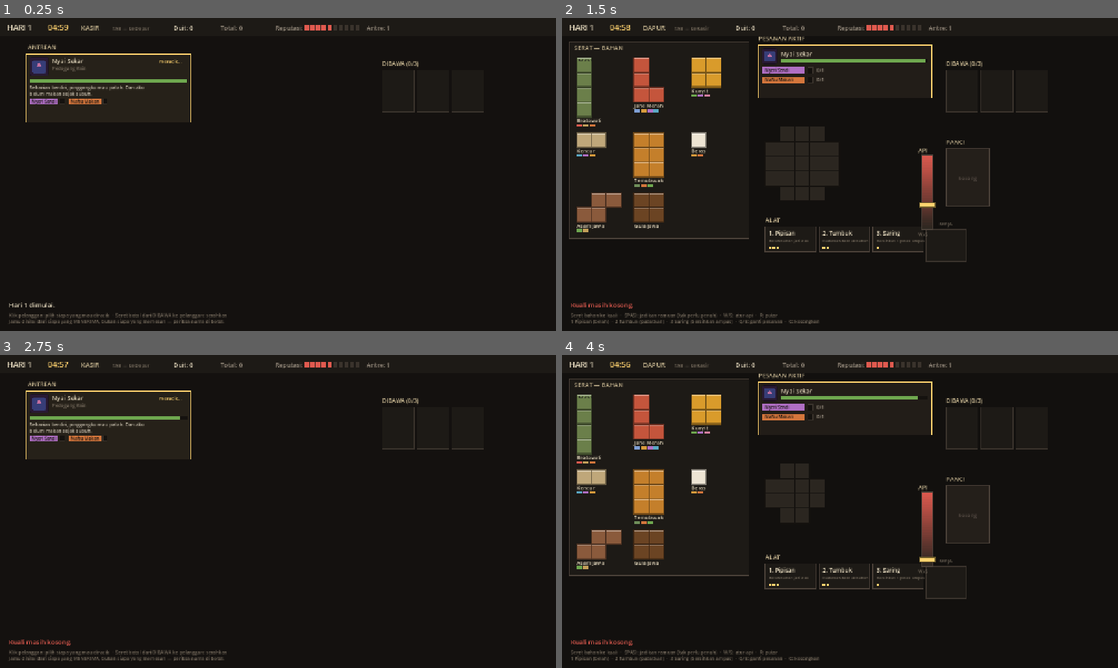
Above: before the commit, frames 1-4 (two rows, left to right).
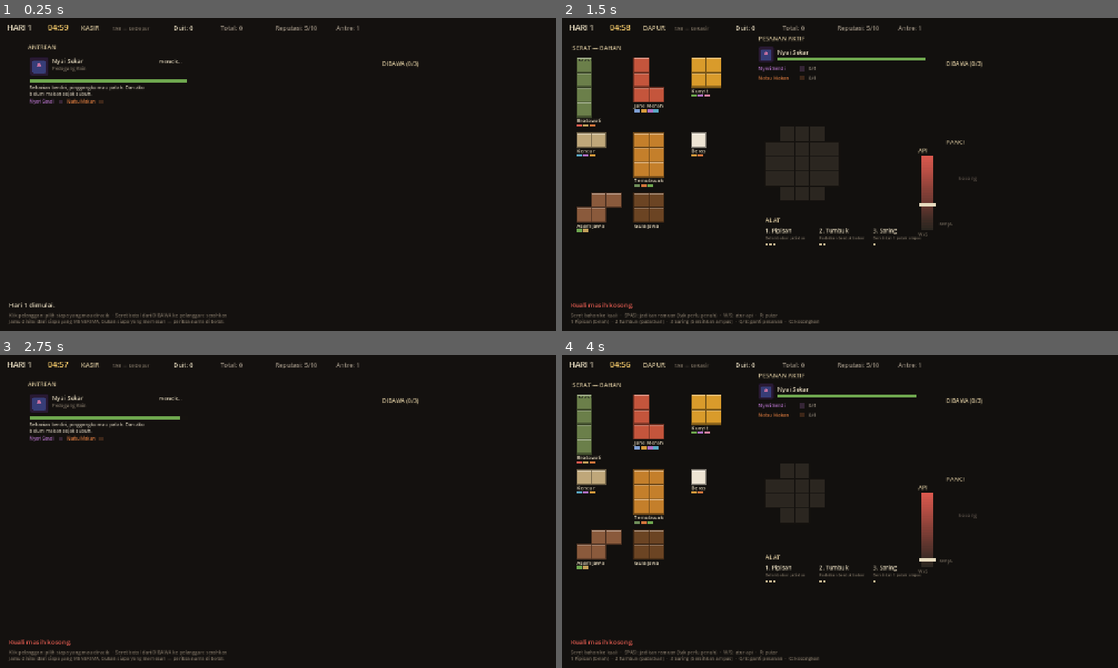
Above: after the commit, the same moments.

Repository: viscasa/igdx-bootcamp
Game: Godot game, scene res://Scenes/Game/kasir.tscn
Same seed, same stepped clock (60 frames per second), same inputs: the game is played once before the commit and once after it. The engine's default icon, where the game draws it, is replaced by a stand-in: a white triangle on a blue panel in a dark square.
Inputs (mouse positions are in pixels of both pictures, inside the frame that each line leads up to):
- Up to frame 1 (0.25 s): no input
- Up to frame 2 (1.5 s): tap Enter at 0.5 s; move the mouse to (962, 158) at 0.52 s; hold W 0.53-1.25 s; tap Tab at 0.6 s; click (962, 158) at 0.67 s; tap Space at 0.77, 1.25 s; drag from (928, 190) to (812, 237) at 1.27 s
- Up to frame 3 (2.75 s): tap Enter at 2 s; move the mouse to (333, 442) at 2.02 s; hold W from 2.03 s (still down); tap R at 2.1 s; tap Tab at 2.3 s
- Up to frame 4 (4 s): release W at 2.75 s; tap Space at 2.75, 3.77 s; drag from (812, 574) to (673, 464) at 2.77 s; tap Enter at 3.5 s; move the mouse to (1006, 558) at 3.52 s; hold S from 3.53 s (still down); tap E at 3.6 s; tap Tab at 3.8 s

The runs differ from the first frame. In frame 1, 0.7% of the frame differs, in the area x 4-87%, y 2-34%; in frame 2, 2.8%, in the area x 1-88%, y 2-78%; in frame 3, 0.7%; in frame 4, 2.8%.
Error before the commit: Cannot call method 'set_input_as_handled' on a null value. (res://Scripts/Game/kasir.gd:79)

Commit message:
fix: TAB crash on room switch, and strip placeholder UI chrome
Pressing TAB crashed with "Cannot call method 'set_input_as_handled' on
a null value". Rooms.go() calls change_scene_to_file, which frees the
calling node -- so the get_viewport() sitting on the next line ran on a
dead node. Both room scripts now mark the event handled before switching,
and Rooms.go() documents the constraint at the source.

The existing flow test called Rooms.go() directly and never reproduced
it, so flow_test now drives a real TAB key event AND greps both room
scripts for a get_viewport() following a Rooms.go(). The grep is the
part that actually fails: Godot treats the null call as non-fatal, so a
test that only watched the scene name reported "ok" while printing the
error. Verified by reintroducing the bug -- the check fails and names
the offending line.

Also stripped the placeholder decoration: panels, frames, coloured
chips, and the yellow selection borders are gone. What remains is what
carries information -- pot cells, dose notches, ingredient pieces -- plus
icon.svg as the customer stand-in. Selection and hover now read through
text colour and icon tint instead of drawn boxes, and reputation is a
number rather than ten rectangles. Less to unpick when real art lands.

The heat gradient, pot heat band, and game-over dim stayed: those are
control surfaces and state, not ornament.

self_test, sim_test, and flow_test all pass; both scenes boot clean.

Co-Authored-By: Claude Opus 5 <noreply@anthropic.com>

Diff:
--- a/Scripts/Autoloads/rooms.gd
+++ b/Scripts/Autoloads/rooms.gd
@@ -24,11 +24,20 @@
 
 var current: Room = Room.KASIR
 
+## Counts room changes. Tests use this to assert a switch really happened
+## even when the scene name alone would not prove it.
+var switch_count: int = 0
 
+
+## Changing the scene FREES the caller, so any work a room script does
+## after calling this runs on a dead node — get_viewport() in particular
+## returns null and crashes. Callers must finish their business (including
+## set_input_as_handled) BEFORE calling go().
 func go(room: Room) -> void:
 	if room == current and get_tree().current_scene != null:
 		return
 	current = room
+	switch_count += 1
 	get_tree().change_scene_to_file(PATHS[room])
 	room_changed.emit(room)
 
--- a/Scripts/Components/carry_shelf.gd
+++ b/Scripts/Components/carry_shelf.gd
@@ -36,14 +36,10 @@
 		brews.size(), GameState.CARRY_LIMIT],
 		HORIZONTAL_ALIGNMENT_LEFT, -1, 13, Color("c9b892"))
 
-	for i in range(GameState.CARRY_LIMIT):
+	# Empty slots are left blank rather than outlined — the count in the
+	# header already says how many hands are free.
+	for i in range(brews.size()):
 		var r := slot_rect(i)
-		draw_rect(r, Color("1d1a16"))
-		draw_rect(r, Color("3a332c"), false, 1.0)
-
-		if i >= brews.size():
-			continue
-
 		var b := brews[i]
 		if b == dragging:
 			continue
--- a/Scripts/Components/counter_spot.gd
+++ b/Scripts/Components/counter_spot.gd
@@ -8,8 +8,6 @@
 
 
 func _draw() -> void:
-	var r := Rect2(Vector2(-W * 0.5, -H), Vector2(W, H))
-	draw_rect(r, Color("1d1a16"))
-	draw_rect(r, Color("3a332c"), false, 2.0)
+	# Just a label. The bottles that land here are their own visual anchor.
 	draw_string(ThemeDB.fallback_font, Vector2(-W * 0.5, -H - 8), "MEJA",
 		HORIZONTAL_ALIGNMENT_CENTER, W, 12, Color("6a6155"))
--- a/Scripts/Components/customer_queue.gd
+++ b/Scripts/Components/customer_queue.gd
@@ -89,32 +89,31 @@
 	var is_active := i == active_index
 	var is_hovered := i == _hover_slot
 
-	draw_rect(card, Color("2e2519") if is_hovered else
-		(Color("262119") if is_active else Color("201c17")))
-
-	if is_hovered:
-		draw_rect(card, Color("6fd48f"), false, 3.0)
-	elif is_active:
-		draw_rect(card, Color("ffd36f"), false, 2.0)
-	else:
-		draw_rect(card, Color("3a332c"), false, 1.0)
-
-	# Portrait — icon.svg tinted with the customer's colour.
+	# No panels or frames — art will replace this wholesale, so selection
+	# state rides on the portrait and the text instead of on chrome that
+	# would only have to be torn out later.
 	var prect := Rect2(card.position + Vector2(8, 8), Vector2(PORTRAIT, PORTRAIT))
 	if _portrait:
-		draw_texture_rect(_portrait, prect, false, o.customer.color)
-	else:
-		draw_rect(prect, o.customer.color)
+		var tint := o.customer.color
+		if is_hovered:
+			tint = Color("6fd48f")
+		elif not is_active:
+			tint = tint.darkened(0.45)
+		draw_texture_rect(_portrait, prect, false, tint)
 
 	var tx := card.position.x + PORTRAIT + 16
 	draw_string(font, Vector2(tx, card.position.y + 22), o.customer.display_name,
-		HORIZONTAL_ALIGNMENT_LEFT, -1, 14, Color("e8dcc0"))
+		HORIZONTAL_ALIGNMENT_LEFT, -1, 14,
+		Color("e8dcc0") if is_active or is_hovered else Color("9a8f80"))
 	draw_string(font, Vector2(tx, card.position.y + 38), o.customer.role,
 		HORIZONTAL_ALIGNMENT_LEFT, -1, 11, Color("7a6f60"))
 
-	if is_active:
+	if is_hovered:
+		draw_string(font, card.position + Vector2(CARD_W - 84, 22), "serahkan?",
+			HORIZONTAL_ALIGNMENT_LEFT, -1, 11, Color("6fd48f"))
+	elif is_active:
 		draw_string(font, card.position + Vector2(CARD_W - 74, 22), "meracik…",
-			HORIZONTAL_ALIGNMENT_LEFT, -1, 11, Color("ffd36f"))
+			HORIZONTAL_ALIGNMENT_LEFT, -1, 11, Color("e8dcc0"))
 
 	# Patience
 	var pb := Rect2(card.position + Vector2(8, PORTRAIT + 14), Vector2(CARD_W - 16, 8))
@@ -151,20 +150,19 @@
 		var label := Symptom.display_name(s)
 		var col := Symptom.color(s)
 
-		var lw := font.get_string_size(label, HORIZONTAL_ALIGNMENT_LEFT, -1, 10).x + 10
-		draw_rect(Rect2(Vector2(x, y - 10), Vector2(lw, 14)), col)
-		draw_string(font, Vector2(x + 5, y), label,
-			HORIZONTAL_ALIGNMENT_LEFT, -1, 10, Color("15120f"))
+		# Symptom colour rides on the text itself rather than a filled chip.
+		var lw := font.get_string_size(label, HORIZONTAL_ALIGNMENT_LEFT, -1, 10).x + 6
+		draw_string(font, Vector2(x, y), label,
+			HORIZONTAL_ALIGNMENT_LEFT, -1, 10, col)
 
-		# Dose meter: one notch per cell of potency required.
+		# Dose meter: one notch per cell of potency required. These carry
+		# real information, so they stay — just without frames.
 		var mx := x + lw + 5
 		var notch := 9.0
 		for n in range(need):
-			var nr := Rect2(Vector2(mx + n * (notch + 2), y - 9), Vector2(notch, 11))
-			draw_rect(nr, Color("15120f"))
-			if show_live and n < have:
-				draw_rect(nr, col)
-			draw_rect(nr, Color("3a332c"), false, 1.0)
+			var nr := Rect2(Vector2(mx + n * (notch + 2), y - 8), Vector2(notch, 9))
+			var filled := show_live and n < have
+			draw_rect(nr, col if filled else Color(col, 0.22))
 
 		var meter_w := need * (notch + 2)
 		if show_live:
--- a/Scripts/Components/ingredient_tray.gd
+++ b/Scripts/Components/ingredient_tray.gd
@@ -126,11 +126,8 @@
 
 func _draw() -> void:
 	var font := ThemeDB.fallback_font
-	var panel := Rect2(Vector2(-8, -8), _content_size + Vector2(8, 8))
 
-	draw_rect(panel, Color("1d1a16"))
-	draw_rect(panel, Color("4a4038"), false, 2.0)
-	draw_string(font, Vector2(4, 12), "SERAT — BAHAN",
+	draw_string(font, Vector2(0, 12), "SERAT — BAHAN",
 		HORIZONTAL_ALIGNMENT_LEFT, -1, 14, Color("c9b892"))
 
 	for i in range(available.size()):
--- a/Scripts/Components/order_card.gd
+++ b/Scripts/Components/order_card.gd
@@ -29,39 +29,31 @@
 		-1, 14, Color("c9b892"))
 
 	if order == null:
-		draw_rect(Rect2(Vector2.ZERO, Vector2(W, 60)), Color("1d1a16"))
-		draw_rect(Rect2(Vector2.ZERO, Vector2(W, 60)), Color("3a332c"), false, 1.0)
-		draw_string(font, Vector2(10, 34), "(belum ada pesanan — pilih di Kasir)",
+		draw_string(font, Vector2(0, 24), "(belum ada pesanan — pilih di Kasir)",
 			HORIZONTAL_ALIGNMENT_LEFT, -1, 12, Color("5a5048"))
 		return
 
-	var h := 78.0 + order.symptoms().size() * 22.0
-	var card := Rect2(Vector2.ZERO, Vector2(W, h))
-	draw_rect(card, Color("221d18"))
-	draw_rect(card, Color("ffd36f"), false, 2.0)
-
 	if _portrait:
-		draw_texture_rect(_portrait, Rect2(Vector2(8, 8), Vector2(36, 36)),
+		draw_texture_rect(_portrait, Rect2(Vector2(0, 4), Vector2(36, 36)),
 			false, order.customer.color)
 
-	draw_string(font, Vector2(52, 26), order.customer.display_name,
+	draw_string(font, Vector2(44, 22), order.customer.display_name,
 		HORIZONTAL_ALIGNMENT_LEFT, -1, 14, Color("e8dcc0"))
 
 	# Patience, repeated here so the player never has to walk back to the
 	# counter just to check whether they still have time.
-	var pb := Rect2(Vector2(52, 32), Vector2(W - 62, 7))
-	draw_rect(pb, Color("15120f"))
 	var ratio := order.patience_ratio()
 	var pcol := Color("6fa84f")
 	if ratio < 0.25:
 		pcol = Color("e05a4f")
 	elif ratio < 0.5:
 		pcol = Color("d89b3c")
+	var pb := Rect2(Vector2(44, 30), Vector2(W - 54, 6))
 	draw_rect(Rect2(pb.position, Vector2(pb.size.x * ratio, pb.size.y)), pcol)
 
-	var y := 62.0
+	var y := 58.0
 	for s in order.symptoms():
-		_draw_meter(font, s, Vector2(10, y))
+		_draw_meter(font, s, Vector2(0, y))
 		y += 22.0
 
 
@@ -69,22 +61,18 @@
 	var need := order.required_potency(s)
 	var have := int(supplied.get(s, 0))
 	var col := Symptom.color(s)
-	var label := Symptom.display_name(s)
 
+	# Colour lives in the label text, not in a filled swatch behind it.
 	var lw := 96.0
-	draw_rect(Rect2(at + Vector2(0, -11), Vector2(lw, 15)), col)
-	draw_string(font, at + Vector2(5, 0), label,
-		HORIZONTAL_ALIGNMENT_LEFT, -1, 10, Color("15120f"))
+	draw_string(font, at, Symptom.display_name(s),
+		HORIZONTAL_ALIGNMENT_LEFT, -1, 11, col)
 
 	# One notch per cell of dose required. Overdosing is allowed and simply
 	# does not help — no penalty, so a generous player is never punished.
-	var mx := at.x + lw + 8
+	var mx := at.x + lw
 	for n in range(need):
-		var r := Rect2(Vector2(mx + n * (NOTCH + 3), at.y - 10), Vector2(NOTCH, 13))
-		draw_rect(r, Color("15120f"))
-		if n < have:
-			draw_rect(r, col)
-		draw_rect(r, Color("3a332c"), false, 1.0)
+		var r := Rect2(Vector2(mx + n * (NOTCH + 3), at.y - 9), Vector2(NOTCH, 11))
+		draw_rect(r, col if n < have else Color(col, 0.22))
 
 	var done := have >= need
 	draw_string(font, Vector2(mx + need * (NOTCH + 3) + 6, at.y),
--- a/Scripts/Components/panci.gd
+++ b/Scripts/Components/panci.gd
@@ -178,9 +178,11 @@
 		var r := slot_rect(i)
 		var p: Potion = potions[i] if i < potions.size() else null
 
-		draw_rect(r, Color("2e2519") if i == _hover_slot else Color("241f1a"))
-		draw_rect(r, Color("6fd48f") if i == _hover_slot else Color("4a4038"),
-			false, 3.0 if i == _hover_slot else 2.0)
+		# Drop target is shown with a thin underline instead of a framed
+		# panel — enough to aim at, nothing to tear out later.
+		if i == _hover_slot:
+			draw_rect(Rect2(Vector2(r.position.x, r.end.y - 2),
+				Vector2(r.size.x, 2)), Color("6fd48f"))
 
 		if p == null:
 			draw_string(font, r.position + Vector2(0, r.size.y * 0.55), "kosong",
@@ -189,9 +191,10 @@
 
 		var b: Brew = p.brew
 
-		# Ideal-heat band, on the same scale as the heat marker.
+		# Ideal-heat band, on the same scale as the heat marker. This is
+		# functional readout, so it keeps its track.
 		var bar := Rect2(r.position + Vector2(6, 8), Vector2(r.size.x - 12, 10))
-		draw_rect(bar, Color("15120f"))
+		draw_rect(bar, Color("1d1a16"))
 
 		if b.heat_window.x <= b.heat_window.y:
 			draw_rect(Rect2(
--- a/Scripts/Components/tool_bar.gd
+++ b/Scripts/Components/tool_bar.gd
@@ -64,24 +64,26 @@
 		var left := tools.remaining(kind) if tools else 0
 		var usable := left > 0
 
-		draw_rect(r, Color("2e2519") if i == _hover and usable else Color("1d1a16"))
-		draw_rect(r, Color("6fd48f") if i == _hover and usable
-			else (Color("4a4038") if usable else Color("2e2822")), false, 2.0)
+		# No buttons drawn — state is carried by text colour alone, so art
+		# can replace this without first unpicking a pile of rectangles.
+		var name_col := Color("5a5048")
+		if usable:
+			name_col = Color("6fd48f") if i == _hover else Color("e8dcc0")
 
-		var name_col := Color("e8dcc0") if usable else Color("5a5048")
-		draw_string(font, r.position + Vector2(8, 20),
+		draw_string(font, r.position + Vector2(0, 14),
 			"%s. %s" % [KEYS[i], ToolKit.display_name(kind)],
 			HORIZONTAL_ALIGNMENT_LEFT, -1, 13, name_col)
 
-		draw_string(font, r.position + Vector2(8, 36), ToolKit.hint(kind),
+		draw_string(font, r.position + Vector2(0, 29), ToolKit.hint(kind),
 			HORIZONTAL_ALIGNMENT_LEFT, -1, 9, Color("7a6f60"))
 
 		# Remaining uses as pips — a budget reads faster than a number.
-		var px := r.position.x + 8
-		var py := r.position.y + BTN_H - 12
-		for n in range(maxi(left, 0)):
-			draw_rect(Rect2(Vector2(px + n * 9, py), Vector2(6, 6)),
-				Color("ffd36f"))
-		if left <= 0:
+		var px := r.position.x
+		var py := r.position.y + 38
+		if left > 0:
+			for n in range(left):
+				draw_rect(Rect2(Vector2(px + n * 9, py), Vector2(6, 6)),
+					Color("c9b892"))
+		else:
 			draw_string(font, Vector2(px, py + 7), "habis",
 				HORIZONTAL_ALIGNMENT_LEFT, -1, 9, Color("e05a4f"))
--- a/Scripts/Core/flow_test.gd
+++ b/Scripts/Core/flow_test.gd
@@ -29,6 +29,7 @@
 
 	_test_shift_state()
 	await _test_room_switch()
+	await _test_tab_key()
 	_test_carry_limit()
 	_test_delivery()
 
@@ -99,6 +100,65 @@
 	check("scene changed back to kasir",
 		current_scene != null and current_scene.name == "Kasir")
 	check("state still intact after returning", gs.day == day_before)
+
+
+## Regression: pressing TAB used to crash. `Rooms.go()` calls
+## change_scene_to_file, which frees the node mid-handler — so any
+## get_viewport() call placed AFTER the switch hit a null viewport.
+##
+## Calling Rooms.go() directly (as the test above does) never reproduced
+## it. This drives the real key event through _unhandled_input instead,
+## which is the only way to catch that class of bug.
+func _test_tab_key() -> void:
+	print("- TAB key switching")
+
+	# The crash is non-fatal in Godot: it prints and execution continues,
+	# so "did the room change?" alone would still report ok. Instead we
+	# read the source of each room's handler and assert the ordering that
+	# makes the crash impossible.
+	for path in ["res://Scripts/Game/kasir.gd", "res://Scripts/Game/dapur.gd"]:
+		check("%s marks input handled before switching room" % path.get_file(),
+			_handles_input_before_switch(path))
+
+	# Then drive the real key through both rooms.
+	for i in range(2):
+		var before := current_scene.name
+		var count_before: int = _rooms().switch_count
+
+		var ev := InputEventKey.new()
+		ev.keycode = KEY_TAB
+		ev.physical_keycode = KEY_TAB
+		ev.pressed = true
+		Input.parse_input_event(ev)
+
+		await process_frame
+		await process_frame
+
+		check("TAB switch %d changes room" % (i + 1),
+			current_scene != null and current_scene.name != before
+			and _rooms().switch_count == count_before + 1)
+
+
+## Scans a room script for a `Rooms.go(` call that is followed by a
+## `get_viewport()` in the same block — the exact shape of the bug.
+func _handles_input_before_switch(path: String) -> bool:
+	var f := FileAccess.open(path, FileAccess.READ)
+	if f == null:
+		return false
+	var lines := f.get_as_text().split("\n")
+	f.close()
+
+	for i in range(lines.size()):
+		if not lines[i].contains("Rooms.go("):
+			continue
+		# Look at the next couple of lines: touching the viewport after the
+		# scene has been swapped is the crash.
+		for j in range(i + 1, mini(i + 3, lines.size())):
+			if lines[j].contains("get_viewport()"):
+				print("        %s:%d calls get_viewport() after Rooms.go()"
+					% [path.get_file(), j + 1])
+				return false
+	return true
 
 
 func _test_carry_limit() -> void:
--- a/Scripts/Game/dapur.gd
+++ b/Scripts/Game/dapur.gd
@@ -407,8 +407,10 @@
 	if event is InputEventKey and event.pressed and not event.echo:
 		match (event as InputEventKey).keycode:
 			KEY_TAB:
+				# Handled first: change_scene_to_file frees this node, and
+				# get_viewport() returns null once it is gone.
+				get_viewport().set_input_as_handled()
 				Rooms.go(Rooms.Room.KASIR)
-				get_viewport().set_input_as_handled()
 			KEY_SPACE:
 				_bottle_kuali()
 				get_viewport().set_input_as_handled()
--- a/Scripts/Game/kasir.gd
+++ b/Scripts/Game/kasir.gd
@@ -75,8 +75,10 @@
 	if event is InputEventKey and event.pressed and not event.echo:
 		var k := (event as InputEventKey).keycode
 		if k == KEY_TAB:
+			# Mark the event handled BEFORE switching: change_scene_to_file
+			# frees this node, after which get_viewport() returns null.
+			get_viewport().set_input_as_handled()
 			Rooms.go(Rooms.Room.DAPUR)
-			get_viewport().set_input_as_handled()
 		return
 
 	if event is InputEventMouseButton:
--- a/Scripts/UI/heat_slider.gd
+++ b/Scripts/UI/heat_slider.gd
@@ -67,7 +67,8 @@
 	draw_string(font, Vector2(0, 14), "API", HORIZONTAL_ALIGNMENT_LEFT, -1, 13,
 		Color("c9b892"))
 
-	# Gradient: cool at the bottom, hot at the top.
+	# Gradient: cool at the bottom, hot at the top. This is the control
+	# surface itself, not decoration, so it stays — but without a frame.
 	var steps := 32
 	for i in range(steps):
 		var t := float(i) / steps
@@ -75,8 +76,6 @@
 			Vector2(track.position.x, track.position.y + track.size.y * (1.0 - t) - track.size.y / steps),
 			Vector2(track.size.x, track.size.y / steps + 1))
 		draw_rect(seg, Color("2b2620").lerp(Color("e05a4f"), t))
-
-	draw_rect(track, Color("4a4038"), false, 2.0)
 
 	# Ideal bands for every simmering brew — shows the compromise directly.
 	if panci:
@@ -93,10 +92,8 @@
 
 		# Handle
 		var hy := track.position.y + track.size.y * (1.0 - panci.heat)
-		draw_rect(Rect2(Vector2(track.position.x - 5, hy - 5),
-			Vector2(track.size.x + 10, 10)), Color("ffd36f"))
-		draw_rect(Rect2(Vector2(track.position.x - 5, hy - 5),
-			Vector2(track.size.x + 10, 10)), Color("6b5a2b"), false, 1.5)
+		draw_rect(Rect2(Vector2(track.position.x - 5, hy - 4),
+			Vector2(track.size.x + 10, 8)), Color("e8dcc0"))
 
 	draw_string(font, Vector2(0, track.end.y + 16), "W/S", HORIZONTAL_ALIGNMENT_LEFT,
 		-1, 11, Color("7a6f60"))
--- a/Scripts/UI/hud.gd
+++ b/Scripts/UI/hud.gd
@@ -27,8 +27,6 @@
 
 
 func _draw_top_bar(font: Font) -> void:
-	draw_rect(Rect2(Vector2.ZERO, Vector2(size.x, 42)), Color("1d1a16"))
-
 	var mins := int(GameState.time_left) / 60
 	var secs := int(GameState.time_left) % 60
 
@@ -40,7 +38,7 @@
 		HORIZONTAL_ALIGNMENT_LEFT, -1, 18, clock_col)
 
 	# Which room we are standing in, and how to leave it.
-	draw_string(font, Vector2(186, 28), Rooms.display_name(Rooms.current),
+	draw_string(font, Vector2(186, 28), Rooms.NAMES[Rooms.current],
 		HORIZONTAL_ALIGNMENT_LEFT, -1, 15, Color("c9b892"))
 	if room_hint != "":
 		draw_string(font, Vector2(258, 28), room_hint,
@@ -52,15 +50,13 @@
 		HORIZONTAL_ALIGNMENT_LEFT, -1, 14, Color("9a8f80"))
 
 	var rx := 634.0
-	draw_string(font, Vector2(rx, 28), "Reputasi:", HORIZONTAL_ALIGNMENT_LEFT, -1, 14,
-		Color("9a8f80"))
-	for i in range(10):
-		draw_rect(Rect2(Vector2(rx + 68 + i * 13, 15), Vector2(9, 12)),
-			Color("e05a4f") if i < GameState.reputation else Color("3a332c"))
+	var rep_col := Color("e05a4f") if GameState.reputation <= 2 else Color("9a8f80")
+	draw_string(font, Vector2(rx, 28), "Reputasi: %d/10" % GameState.reputation,
+		HORIZONTAL_ALIGNMENT_LEFT, -1, 14, rep_col)
 
 	# Queue pressure is visible from either room — the player should never
 	# be surprised by someone walking out while they were in the kitchen.
-	var qx := rx + 210
+	var qx := rx + 140
 	draw_string(font, Vector2(qx, 28), "Antre: %d" % GameState.queue.size(),
 		HORIZONTAL_ALIGNMENT_LEFT, -1, 14, Color("9a8f80"))
 
Not shown, added: Scripts/Core/flow_test.gd.uid
